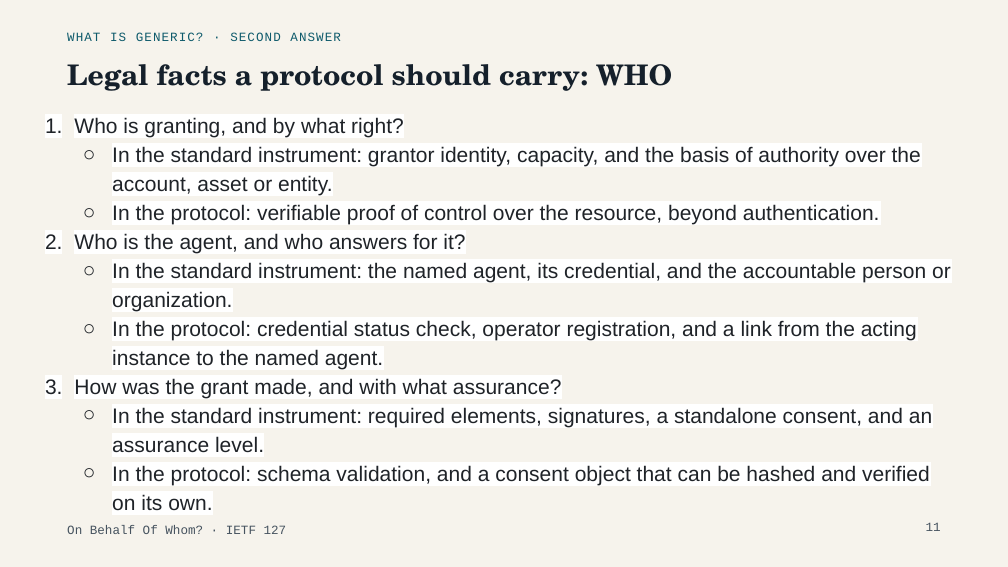
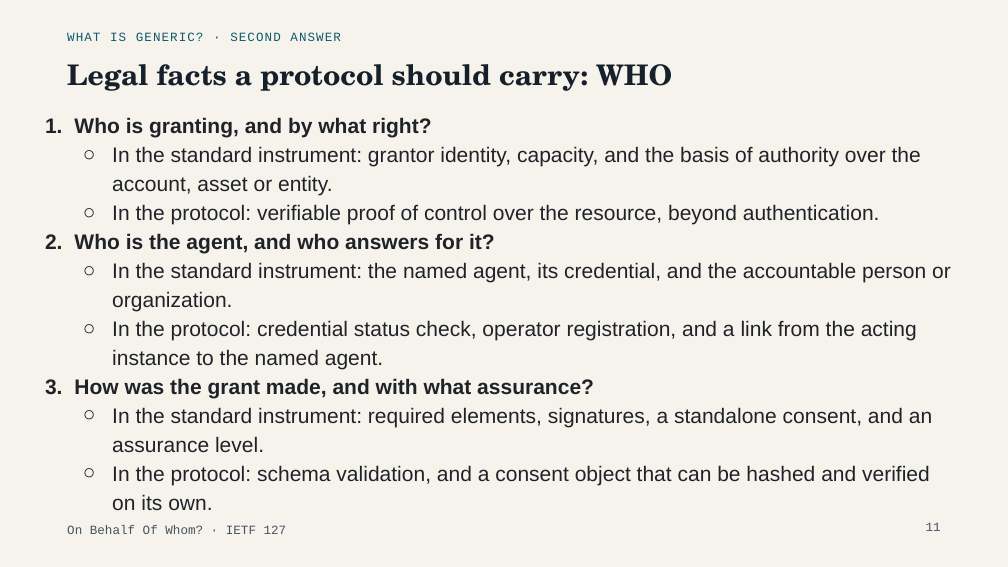
Before and after one commit to dazzaji/agent4whom, a slide deck: slide 11 of slides/IETF-Talk-V-0-6.pptx. Drawn at 1008x567 pixels with LibreOffice and Linux fonts; fonts in the diff are those of the drawing. Boxes give left, top, right and bottom in pixels: in the first picture for what was removed or moved away, otherwise in the second. Text is boxed around its words. In the diff, an @@ line names an element or a change of style, - is before the commit and + after.

```diff
--- a/slides/IETF-Talk-V-0-6.pptx
+++ b/slides/IETF-Talk-V-0-6.pptx
@@ text "Who is granting, and by ..." at <box>74,117,951,510</box>: highlight #FFFFFF to none; bold on in "Who is granting, and by what right?", "Who is the agent, and who answers ...", "How was the grant made, and with ..." @@
```
Also in this commit, not shown: 3 other slides changed.
